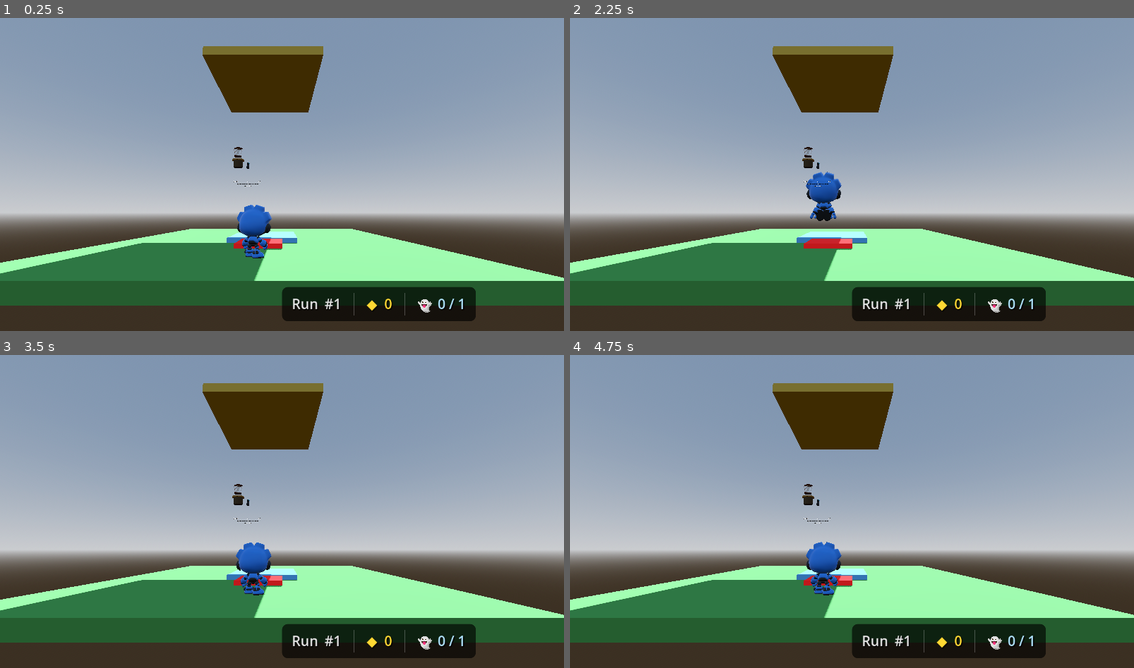
Above: before the commit, frames 1-4 (two rows, left to right).
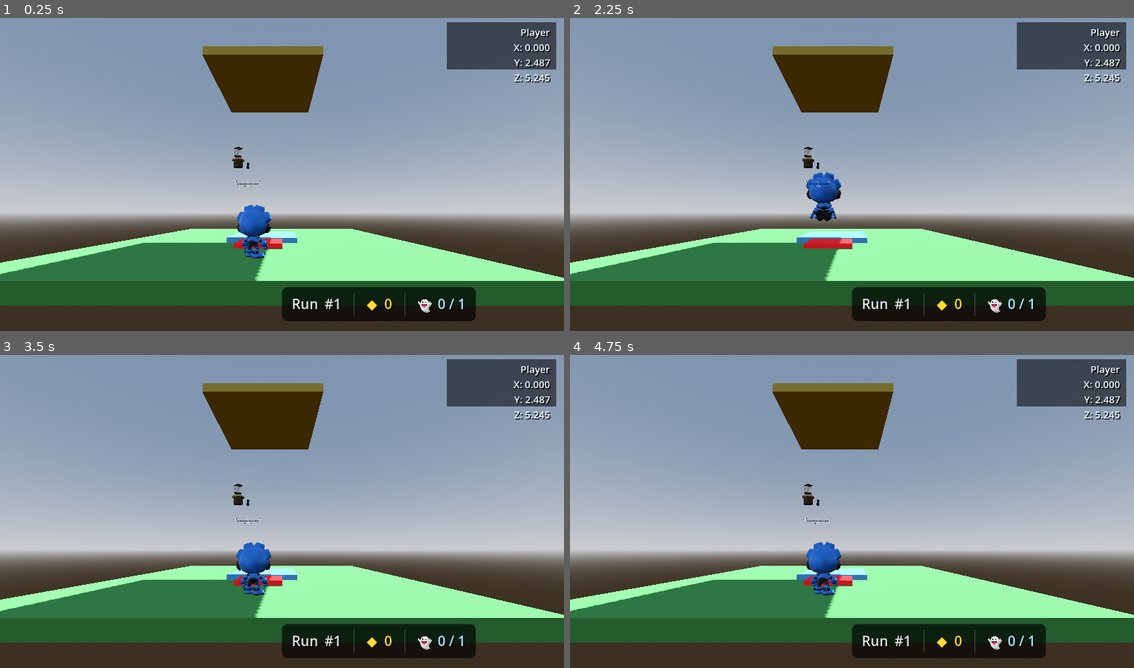
Above: after the commit, the same moments.

Repository: ZacharyEllison/rewind
Game: Godot game, scene res://scenes/main.tscn
Same seed, same stepped clock (60 frames per second), same inputs: the game is played once before the commit and once after it.
Inputs (mouse positions are in pixels of both pictures, inside the frame that each line leads up to):
- Up to frame 1 (0.25 s): no input
- Up to frame 2 (2.25 s): tap Enter (ui_accept) at 0.5, 0.77, 1.07, 2 s; move the mouse to (976, 155) at 0.52 s; hold Right (ui_right) 0.53-1.25 s; tap 1 at 0.6 s; click (976, 155) at 0.67 s; drag from (739, 187) to (823, 237) at 1.27 s; move the mouse to (908, 102) at 2.02 s; hold Right (ui_right) from 2.03 s (still down); tap 3 at 2.1 s
- Up to frame 3 (3.5 s): release Right (ui_right) at 2.75 s; drag from (253, 574) to (112, 461) at 2.77 s
- Up to frame 4 (4.75 s): tap Enter (ui_accept) at 3.5, 3.77, 4.07 s; move the mouse to (1021, 558) at 3.52 s; hold Left (ui_left) 3.53-4.25 s; tap 5 at 3.6 s; drag from (682, 461) to (767, 430) at 4.27 s

The runs differ from the first frame. In frame 1, 3.2% of the frame differs, in the area x 0-99%, y 1-85%; in frame 2, 3.2%; in frame 3, 3.2%; in frame 4, 3.2%.

Commit message:
Add PlayerCoordinatesHUD to display player position in 3D space

Diff:
--- a/scenes/main.tscn
+++ b/scenes/main.tscn
@@ -15,6 +15,48 @@
 [ext_resource type="PackedScene" uid="uid://b4ysuy43poobf" path="res://addons/godot-xr-tools/functions/function_pickup.tscn" id="14_functionpickup"]
 [ext_resource type="PackedScene" path="res://scenes/player_hourglass_rig.tscn" id="15_hourglassrig"]
 
+[sub_resource type="GDScript" id="GDScript_player_coords"]
+script/source = "extends CanvasLayer
+
+@export var tracked_node_path: NodePath = NodePath(\"../XROrigin3D\")
+
+@onready var _coordinates_label: Label = $CoordinatesLabel
+
+var _tracked_node: Node3D = null
+
+
+func _ready() -> void:
+\t_resolve_tracked_node()
+\t_update_text()
+
+
+func _process(_delta: float) -> void:
+\tif not _tracked_node or not is_instance_valid(_tracked_node):
+\t\t_resolve_tracked_node()
+\t_update_text()
+
+
+func _resolve_tracked_node() -> void:
+\t_tracked_node = null
+\tif not tracked_node_path.is_empty():
+\t\t_tracked_node = get_node_or_null(tracked_node_path) as Node3D
+\tif _tracked_node:
+\t\treturn
+\tvar parent := get_parent()
+\tif parent:
+\t\t_tracked_node = parent.get_node_or_null(\"XROrigin3D\") as Node3D
+
+
+func _update_text() -> void:
+\tif not _coordinates_label:
+\t\treturn
+\tif not _tracked_node:
+\t\t_coordinates_label.text = \"Player\\nX: --\\nY: --\\nZ: --\"
+\t\treturn
+\tvar pos := _tracked_node.global_position
+\t_coordinates_label.text = \"Player\\nX: %.3f\\nY: %.3f\\nZ: %.3f\" % [pos.x, pos.y, pos.z]
+"
+
 [sub_resource type="ProceduralSkyMaterial" id="ProceduralSkyMaterial_0wfyh"]
 sky_horizon_color = Color(0.66224277, 0.6717428, 0.6867428, 1)
 ground_horizon_color = Color(0.66224277, 0.6717428, 0.6867428, 1)
@@ -133,3 +175,32 @@
 
 [node name="HUD" type="CanvasLayer" parent="." unique_id=700000001]
 script = ExtResource("9_hud001")
+
+[node name="PlayerCoordinatesHUD" type="CanvasLayer" parent="."]
+layer = 20
+script = SubResource("GDScript_player_coords")
+
+[node name="CoordinatesBackground" type="ColorRect" parent="PlayerCoordinatesHUD"]
+anchor_left = 1.0
+anchor_right = 1.0
+offset_left = -240.0
+offset_top = 16.0
+offset_right = -16.0
+offset_bottom = 112.0
+color = Color(0, 0, 0, 0.55)
+
+[node name="CoordinatesLabel" type="Label" parent="PlayerCoordinatesHUD"]
+anchor_left = 1.0
+anchor_right = 1.0
+offset_left = -228.0
+offset_top = 22.0
+offset_right = -28.0
+offset_bottom = 106.0
+horizontal_alignment = 2
+vertical_alignment = 1
+theme_override_colors/font_color = Color(0.95, 0.98, 1, 1)
+theme_override_colors/font_shadow_color = Color(0, 0, 0, 0.85)
+theme_override_constants/shadow_offset_x = 2
+theme_override_constants/shadow_offset_y = 2
+theme_override_font_sizes/font_size = 20
+text = "Player\nX: --\nY: --\nZ: --"
